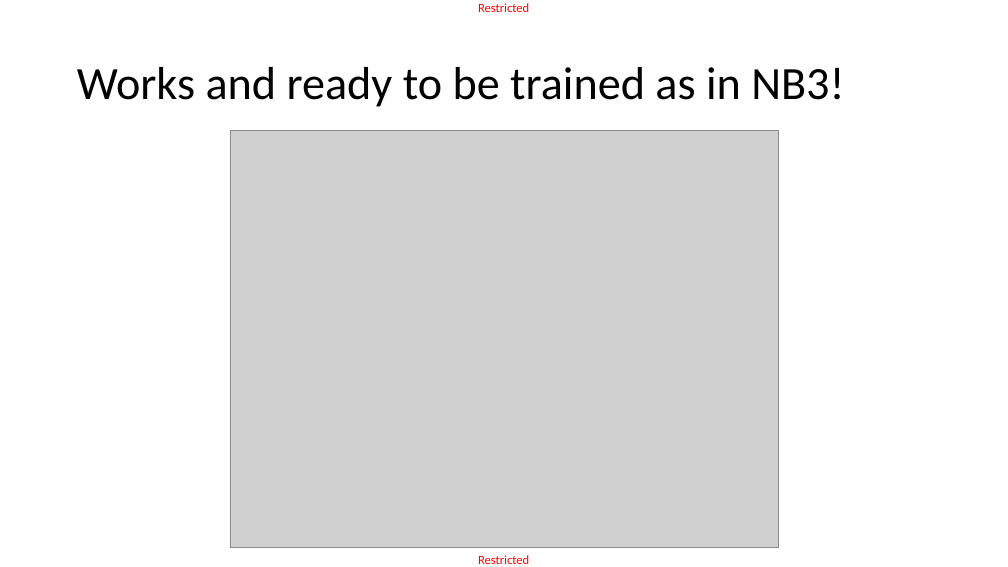
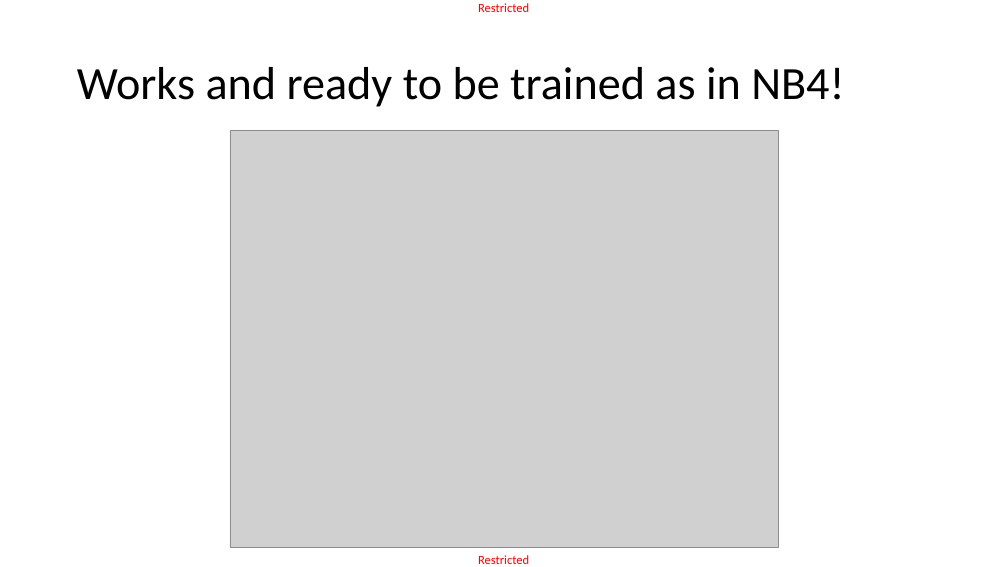
Before and after one commit to matthieudemari/SUTD_DL_50_039, a slide deck: slide 42 of W6/2. W6S2 final/W6S2.pptx. Drawn at 1008x567 pixels with LibreOffice and Linux fonts; fonts in the diff are those of the drawing; grey boxes stand for pictures. Boxes give left, top, right and bottom in pixels: in the first picture for what was removed or moved away, otherwise in the second. Text is boxed around its words. In the diff, an @@ line names an element or a change of style, - is before the commit and + after.

```diff
--- a/W6/2. W6S2 final/W6S2.pptx
+++ b/W6/2. W6S2 final/W6S2.pptx
@@ title at bbox=[77, 67, 844, 107]: text changed @@
-Works and ready to be trained as in NB3!
+Works and ready to be trained as in NB4!
```
Also in this commit, not shown: 4 other slides changed, 8 other files.
